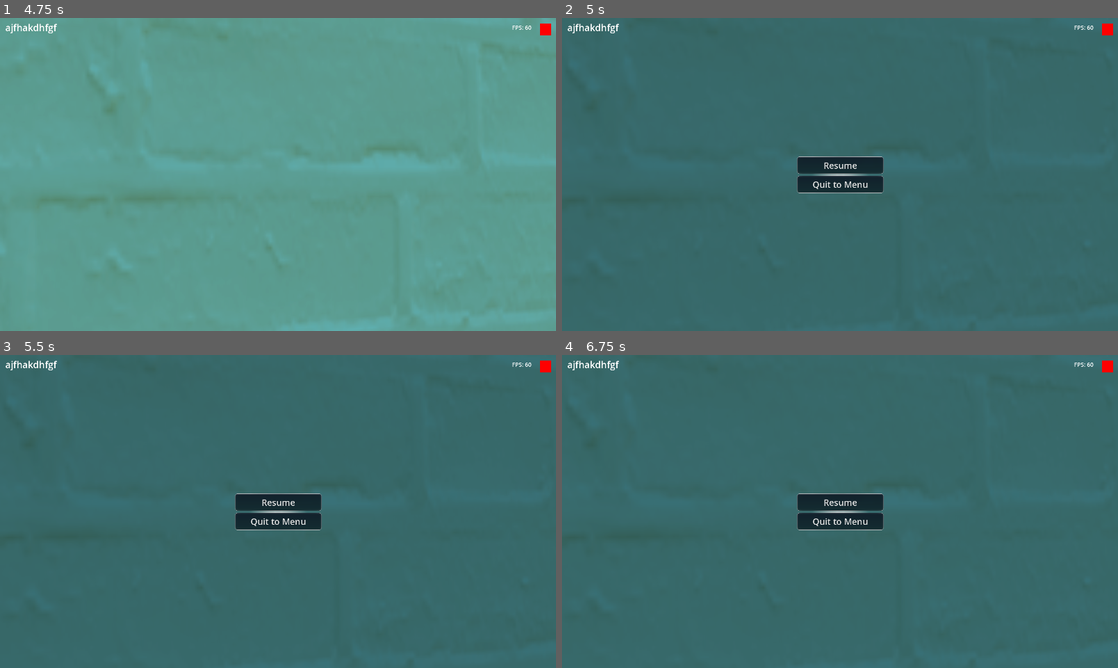
Above: before the commit, frames 1-4 (two rows, left to right).
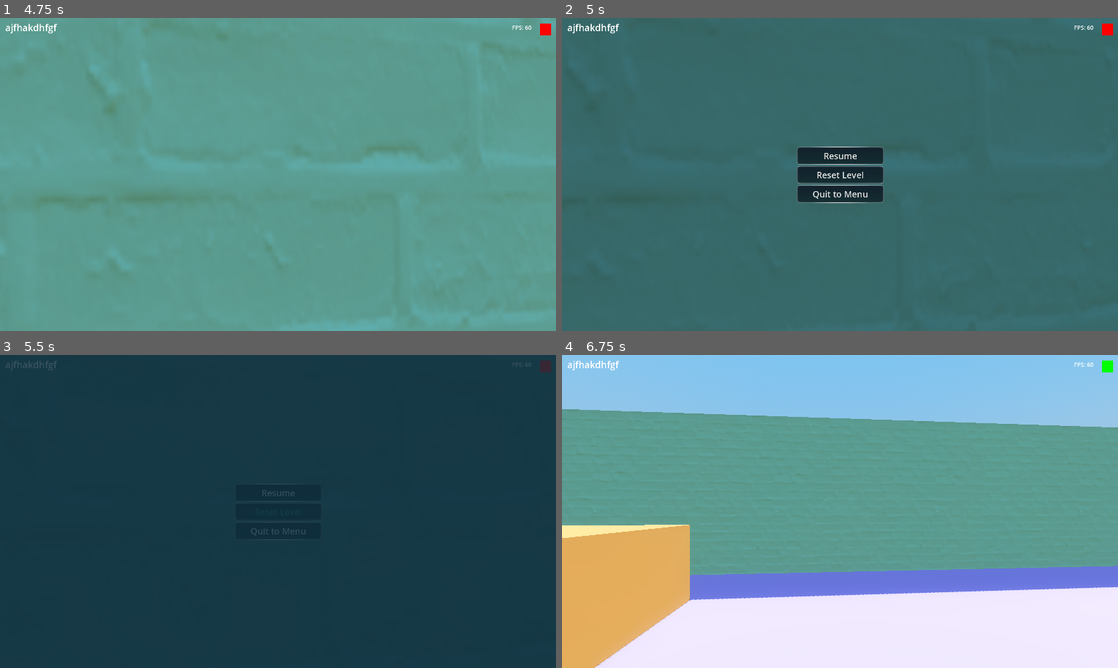
Above: after the commit, the same moments.

Repository: Tayacan/GameOff2023
Game: Godot game, scene res://scenes/UI/main_menu.tscn
Same seed, same stepped clock (60 frames per second), same inputs: the game is played once before the commit and once after it.
Inputs (mouse positions are in pixels of both pictures, inside the frame that each line leads up to):
- Up to frame 1 (4.75 s): click "Start" at 0.5 s; move the mouse to (305, 174) at 1.27 s; hold W (move_forward) from 1.28 s (still down); click (305, 174) at 1.35 s; tap Space (jump) at 1.52, 2.27, 3.77, 4.52 s; move the mouse to (250, 174) at 2.02 s; tap Mouse wheel down (change_link_next) at 2.1 s; click (250, 174) at 2.3 s; move the mouse to (289, 168) at 2.77 s; tap Mouse wheel up (change_link_prev) at 2.85 s; click (289, 168) at 3.05 s; tap Enter at 3.5 s; move the mouse to (272, 180) at 3.52 s; right-click (272, 180) at 3.6 s; click (272, 180) at 3.8 s; move the mouse to (316, 177) at 4.27 s; click (316, 177) at 4.35 s
- Up to frame 2 (5 s): keep holding W (move_forward); tap Escape (ui_cancel) at 4.9 s
- Up to frame 3 (5.5 s): release W (move_forward) at 5 s; click (278, 511) at 5 s, where only the run after the commit has a clickable "Reset Level"
- Up to frame 4 (6.75 s): move the mouse to (673, 464) at 5.77 s; hold A (move_left) 5.78-6.53 s; click (673, 464) at 5.85 s; tap Space (jump) at 6.02 s; move the mouse to (867, 511) at 6.52 s; hold S (move_back) from 6.53 s (still down); tap Mouse wheel down (change_link_next) at 6.6 s

Frame 1 is identical in both runs. In frame 2, 1.6% of the frame differs, in the area x 42-58%, y 41-60%; in frame 3, 99%; in frame 4, 100%, in the area x 0-100%, y 0-100%.

Commit message:
Add option to reset current level

Diff:
--- a/scenes/UI/pause_menu.gd
+++ b/scenes/UI/pause_menu.gd
@@ -21,3 +21,10 @@
 func _on_quit_to_menu_button_pressed():
 	get_tree().paused = false
 	Transition.change_scene("res://scenes/UI/main_menu.tscn")
+
+func _on_reset_button_pressed():
+	Input.mouse_mode = Input.MOUSE_MODE_CAPTURED
+	get_tree().paused = false
+	Transition.reload_scene()
+	await Transition.transition_halfway
+	hide()
--- a/scenes/UI/pause_menu.tscn
+++ b/scenes/UI/pause_menu.tscn
@@ -32,6 +32,15 @@
 layout_mode = 2
 text = "Resume"
 
+[node name="HBoxContainer3" type="HBoxContainer" parent="PanelContainer/VBoxContainer"]
+layout_mode = 2
+alignment = 1
+
+[node name="ResetButton" type="Button" parent="PanelContainer/VBoxContainer/HBoxContainer3"]
+custom_minimum_size = Vector2(300, 0)
+layout_mode = 2
+text = "Reset Level"
+
 [node name="HBoxContainer2" type="HBoxContainer" parent="PanelContainer/VBoxContainer"]
 layout_mode = 2
 alignment = 1
@@ -42,4 +51,5 @@
 text = "Quit to Menu"
 
 [connection signal="pressed" from="PanelContainer/VBoxContainer/HBoxContainer/ResumeButton" to="." method="_on_resume_button_pressed"]
+[connection signal="pressed" from="PanelContainer/VBoxContainer/HBoxContainer3/ResetButton" to="." method="_on_reset_button_pressed"]
 [connection signal="pressed" from="PanelContainer/VBoxContainer/HBoxContainer2/QuitToMenuButton" to="." method="_on_quit_to_menu_button_pressed"]
--- a/scenes/transition.gd
+++ b/scenes/transition.gd
@@ -2,8 +2,18 @@
 
 @onready var animation_player = $AnimationPlayer
 
+signal transition_halfway
+
 func change_scene(target : String):
 	animation_player.play("dissolve")
 	await animation_player.animation_finished
+	transition_halfway.emit()
 	get_tree().change_scene_to_file(target)
 	animation_player.play_backwards("dissolve")
+
+func reload_scene():
+	animation_player.play("dissolve")
+	await animation_player.animation_finished
+	transition_halfway.emit()
+	get_tree().reload_current_scene()
+	animation_player.play_backwards("dissolve")
